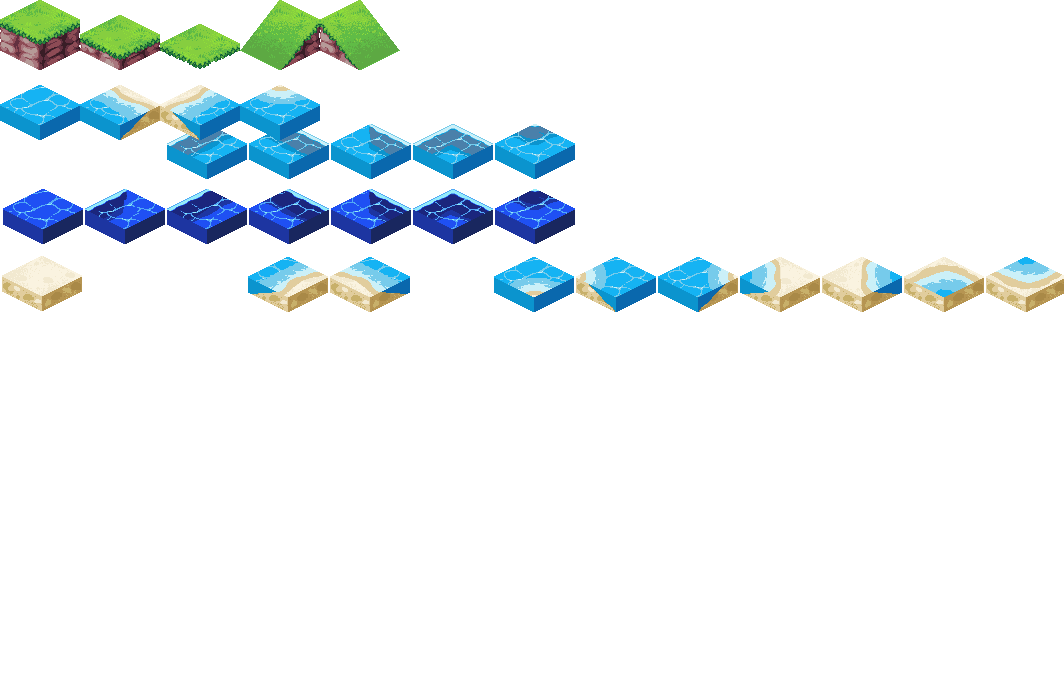
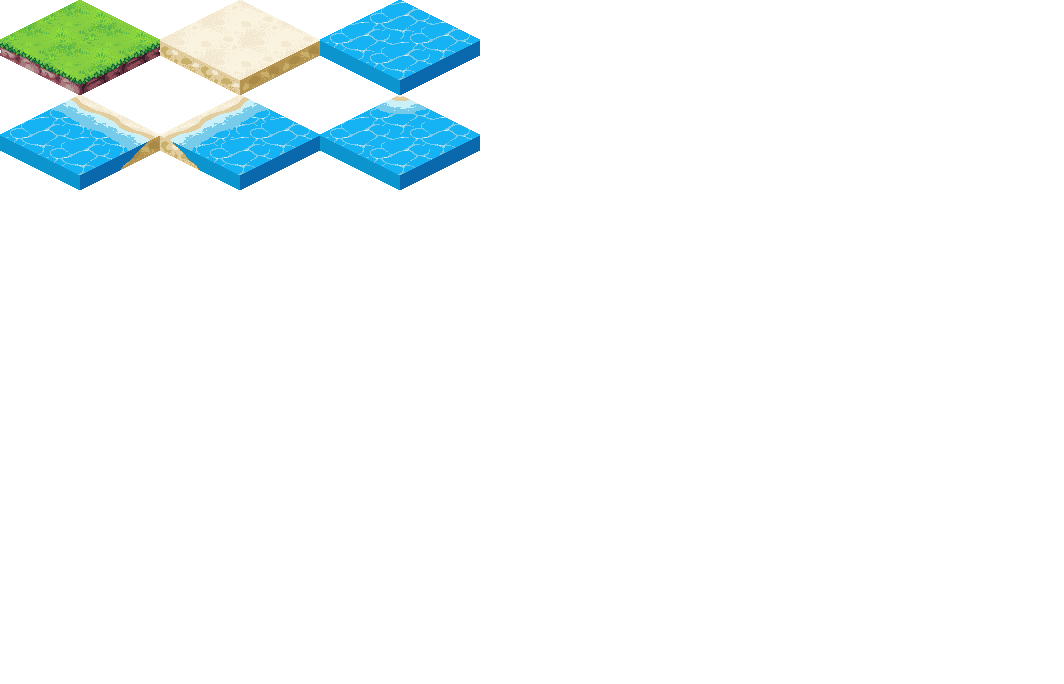
Layered file, before and after one edit (1064 x 684). Changes by layer:
renamed "01" to "grass", moved it above "sand", painted on it over [0, 0, 160, 95]
renamed "05" to "sand", painted on it over [160, 0, 320, 95]
removed layer "04" over [240, 0, 320, 70]
removed layer "03" over [320, 0, 400, 70]
removed layer "02" over [80, 15, 160, 70]
painted on "water" over [2, 0, 1064, 312]
renamed "w01" to "water_strand_left", moved it above "water_strand_right", painted on it over [0, 85, 160, 190]
renamed "w04" to "water_strand_right", moved it above "water_strand_tip", painted on it over [160, 85, 320, 190]
removed layer "w03" over [160, 85, 240, 140]
removed layer "w02" over [80, 85, 160, 140]
added layer "water_strand_tip" above "Background" over [320, 95, 480, 190]
